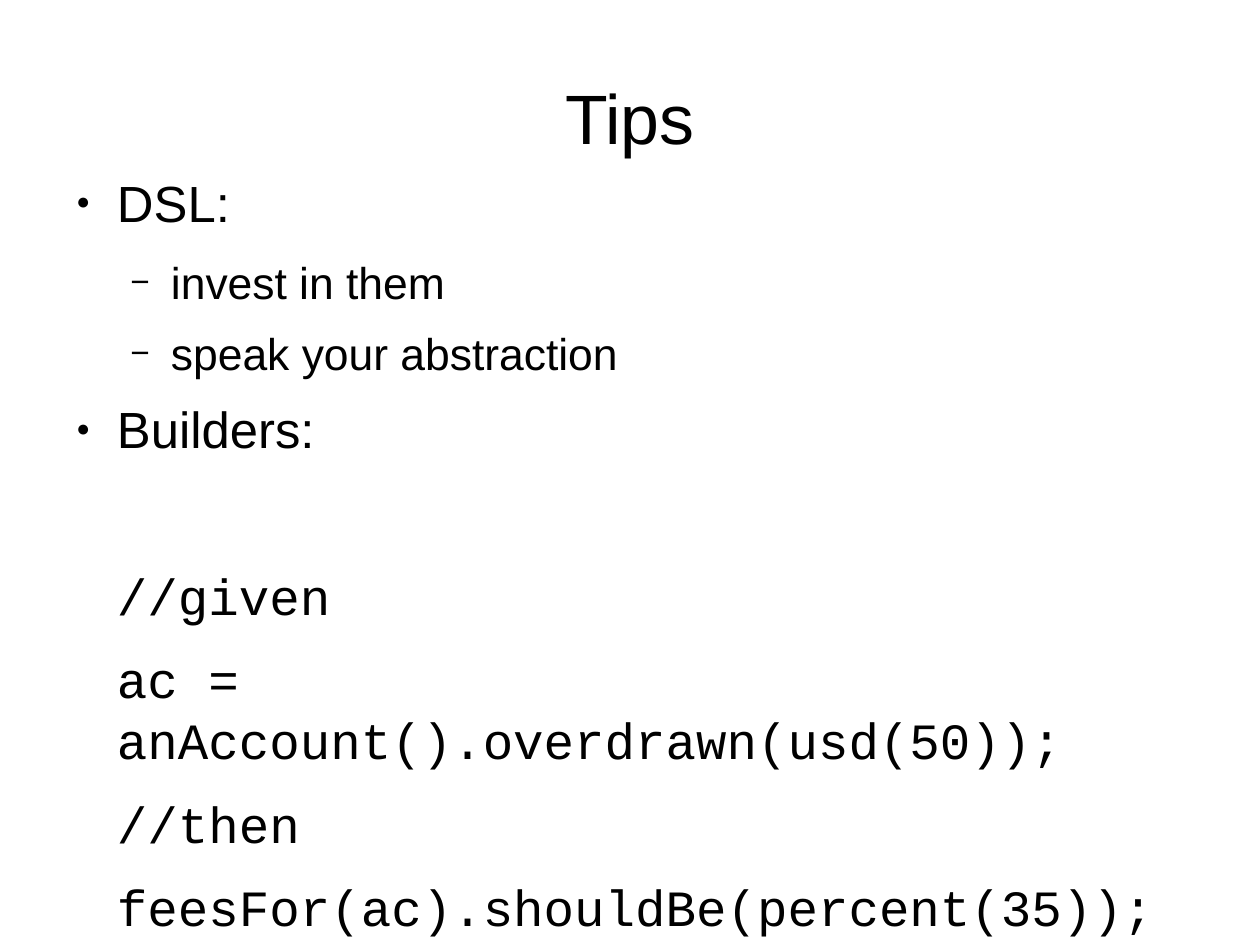
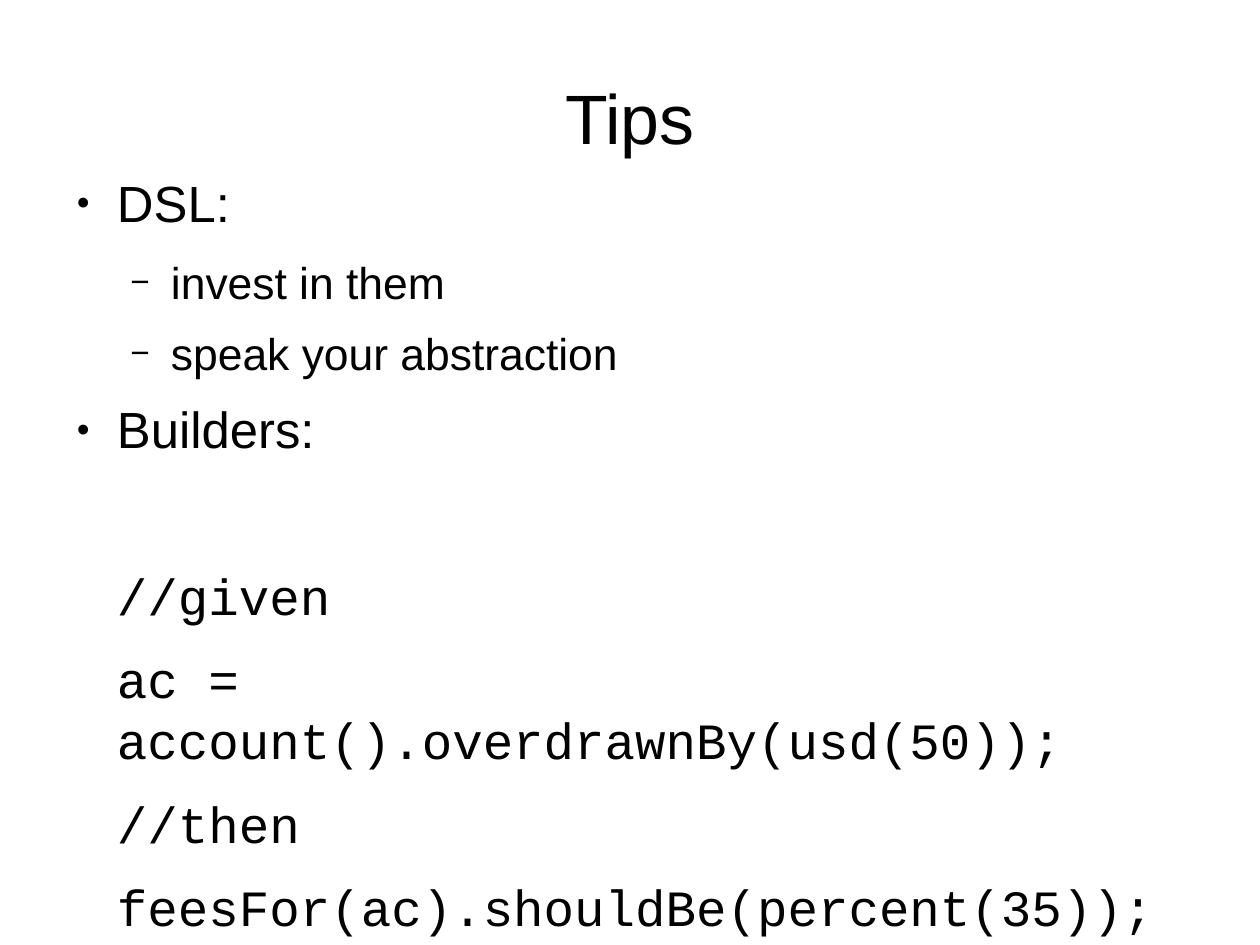
Before and after one commit to wesamhaboush/unittesting-techniques, a slide deck: slide 17 of pres.odp. Drawn at 1260x945 pixels with LibreOffice and Linux fonts; fonts in the diff are those of the drawing. Boxes give left, top, right and bottom in pixels: in the first picture for what was removed or moved away, otherwise in the second. Text is boxed around its words. In the diff, an @@ line names an element or a change of style, - is before the commit and + after.

```diff
--- a/pres.odp
+++ b/pres.odp
@@ text at (x1=117, y1=670, x2=1062, y2=770): text changed @@
-ac = anAccount().overdrawn(usd(50));
+ac = account().overdrawnBy(usd(50));
```
Also in this commit, not shown: 2 other slides changed, 1 slide added.
